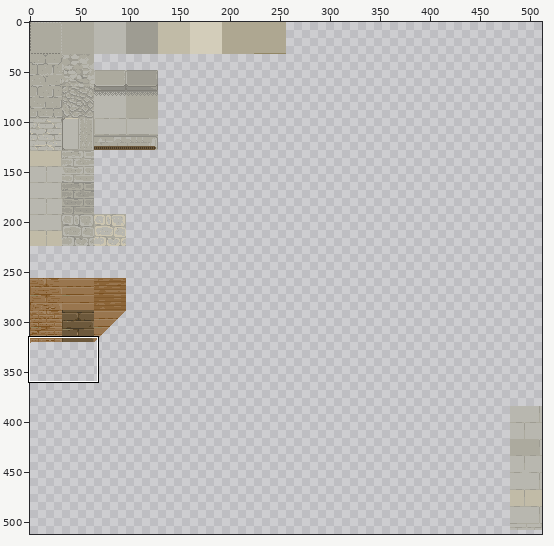
Pixel-art file -- Assets/Sprites/Ase/seamless.aseprite. Above, an overview of the earlier version with the close-up marked.
Close-up. Before the edit:
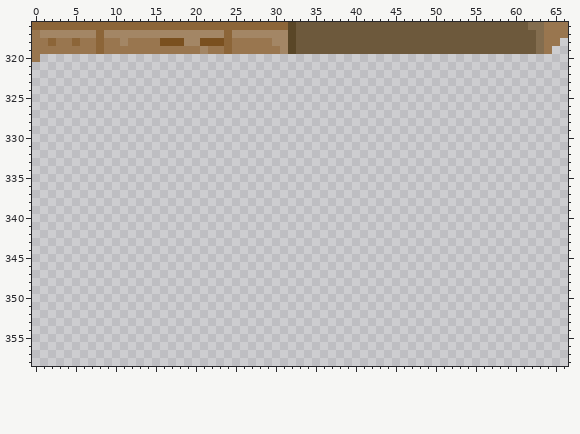
512x512 pixels, 1 frame. Shown: x 0..66, y 316..358.
The same view after the edit:
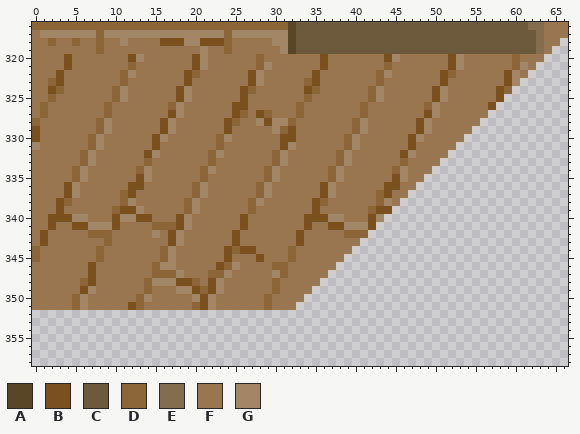
Palette (. is transparent): A #594627  B #7a501f  C #6d593c  D #8c6538  E #836d4f  F #99764f  G #a38665
Changes in this commit:
@@ x 0..66 @@
 319 FFFFFFFFDFFFFFFFFFFFFGFFDFFFFFFGACCCCCCCCCCCCCCCCCCCCCCCCCCCCCCEF..
-320 F..................................................................
-321 ...................................................................
-322 ...................................................................
-323 ...................................................................
-324 ...................................................................
-325 ...................................................................
-326 ...................................................................
-327 ...................................................................
-328 ...................................................................
-329 ...................................................................
-330 ...................................................................
-331 ...................................................................
-332 ...................................................................
-333 ...................................................................
-334 ...................................................................
-335 ...................................................................
-336 ...................................................................
-337 ...................................................................
-338 ...................................................................
-339 ...................................................................
-340 ...................................................................
-341 ...................................................................
-342 ...................................................................
-343 ...................................................................
-344 ...................................................................
-345 ...................................................................
-346 ...................................................................
-347 ...................................................................
-348 ...................................................................
-349 ...................................................................
-350 ...................................................................
-351 ...................................................................
+320 FFFFBFFFFFFFBGFFFFFFBGFFFFFFDFFFFFFFBFFFFFFFBGFFFFFFBGFFFFFFDFFF...
+321 FFFFBFFFFFFFDFFFFFFFBGFFFFFFDGFFFFFFBFFFFFFFDFFFFFFFBGFFFFFFDGF....
+322 FFFBFFFFFFFDGFFFFFFBDFFFFFFBGFFFFFFBFFFFFFFDGFFFFFFBDFFFFFFBGF.....
+323 FFDBFFFFFFFDFFFFFFFBFFFFFFFBGFFFFFDBFFFFFFFDFFFFFFFBFFFFFFFBG......
+324 FFBDFFFFFFDGFFFFFFBGFFFFFFBDFFFFFFBDFFFFFFDGFFFFFFBGFFFFFFBD.......
+325 FFDFFFFFFFDGFFFFFFBGFFFFFFBFFFFFFFDFFFFFFFDGFFFFFFBGFFFFFFB........
+326 FDFFFFFFFDFFFFFFFDGFFFFFFBBFFFFFFDFFFFFFFDFFFFFFFDGFFFFFFB.........
+327 FDFFFFFFFDFFFFFFFBGFFFFFFBDFBDFFFDFFFFFFFDFFFFFFFBGFFFFFF..........
+328 DFFFFFFFDGFFFFFFBGFFFFFFBDFFGBGGDFFFFFFFDGFFFFFFBGFFFFFF...........
+329 BFFFFFFFDGFFFFFFBGFFFFFFBFFFFFGDBFFFFFFFDGFFFFFFBGFFFFF............
+330 BFFFFFFDGFFFFFFBGFFFFFFDGFFFFFFBBFFFFFFDGFFFFFFBGFFFFF.............
+331 GFFFFFFDGFFFFFFBFFFFFFFDFFFFFFFBGFFFFFFDGFFFFFFBFFFFF..............
+332 FFFFFFDGFFFFFFBGFFFFFFDGFFFFFFDGFFFFFFDGFFFFFFBGFFFF...............
+333 FFFFFFDGFFFFFFDFFFFFFFDFFFFFFFDGFFFFFFDGFFFFFFDFFFF................
+334 FFFFFDGFFFFFFDGFFFFFFDGFFFFFFDGFFFFFFDGFFFFFFDGFFF.................
+335 FFFFFDGFFFFFFBGFFFFFFDFFFFFFFDGFFFFFFDGFFFFFFBGFF..................
+336 FFFFBGFFFFFFBBFFFFFFDGFFFFFFDGFFFFFFBGFFFFFFBBFF...................
+337 FFFFBGFFFFFDBFFFFFFFDGFFFFFFDGFFFFFFBGFFFFFDBFF....................
+338 FFFBDFFFFFFDGFFFFFFDGFFFFFFDGFFFFFFBDFFFFFFDGF.....................
+339 FFFBFFFFFFDBBGFFFFFDGFFFFFFDFFFFFFFBFFFFFFDBB......................
+340 FFBBBGGFFFBGGBBFFFBGFFFFFFBFFFFFFFBBBGGFFFBG.......................
+341 FFBFFBBGGGBFFFFDDDBGFFFFFFBFFFFFFFBFFBBGGGB........................
+342 FBFFFFFDDDFFFFFGFBGFFFFFFBFFFFFFFBFFFFFDDD.........................
+343 FBFFFFFFFDFFFFFFFBGFFFFFFBFFFFFFFBFFFFFFF..........................
+344 DFFFFFFFDFFFFFFFDGFFFFFFBDBBFFFFDFFFFFFF...........................
+345 DFFFFFFFDFFFFFFFDGFFFFFFBFFFBFFFDFFFFFF............................
+346 FFFFFFFBFFFFFFFDGGFFFFFBDGFFFFDDFFFFFF.............................
+347 FFFFFFFBFFFFFFFDDDGFFFDDGFFFFFGDFFFFF..............................
+348 FFFFFFDBFFFFFFDGGGBBDFBGFFFFFFDFFFFF...............................
+349 FFFFFFBGFFFFFFDFFFGGBDBGFFFFFFDFFFF................................
+350 FFFFFDGFFFFFFDGFFFFFGBGFFFFFFDFFFF.................................
+351 FFFFFDGFFFFFBDFFFFFFDBGFFFFFFDFFF..................................
 352 ...................................................................
Where, in picture pixels (left, top, right, bottom), the same in both close-ups:
added: (32, 54, 544, 310)
